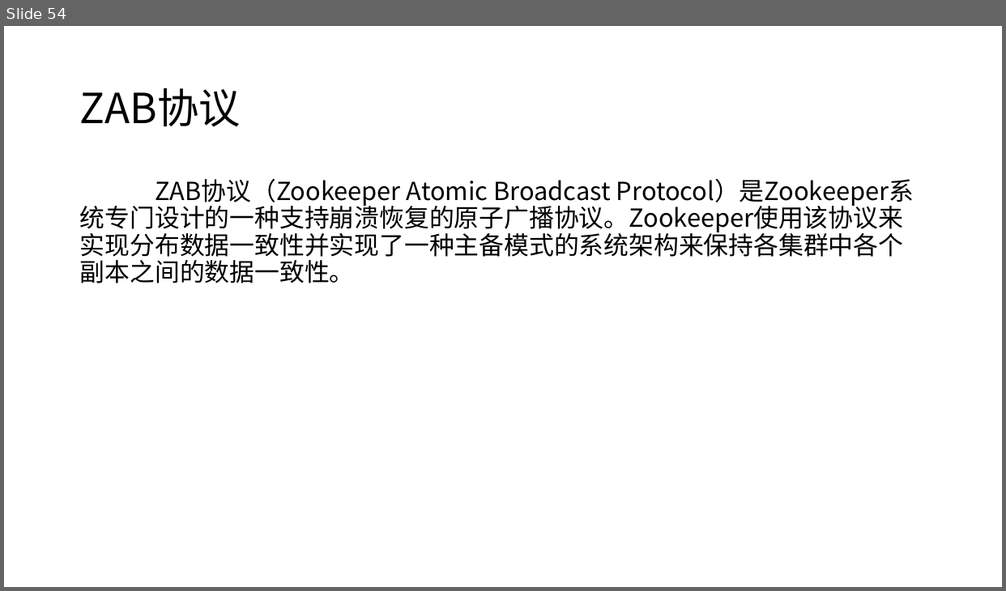
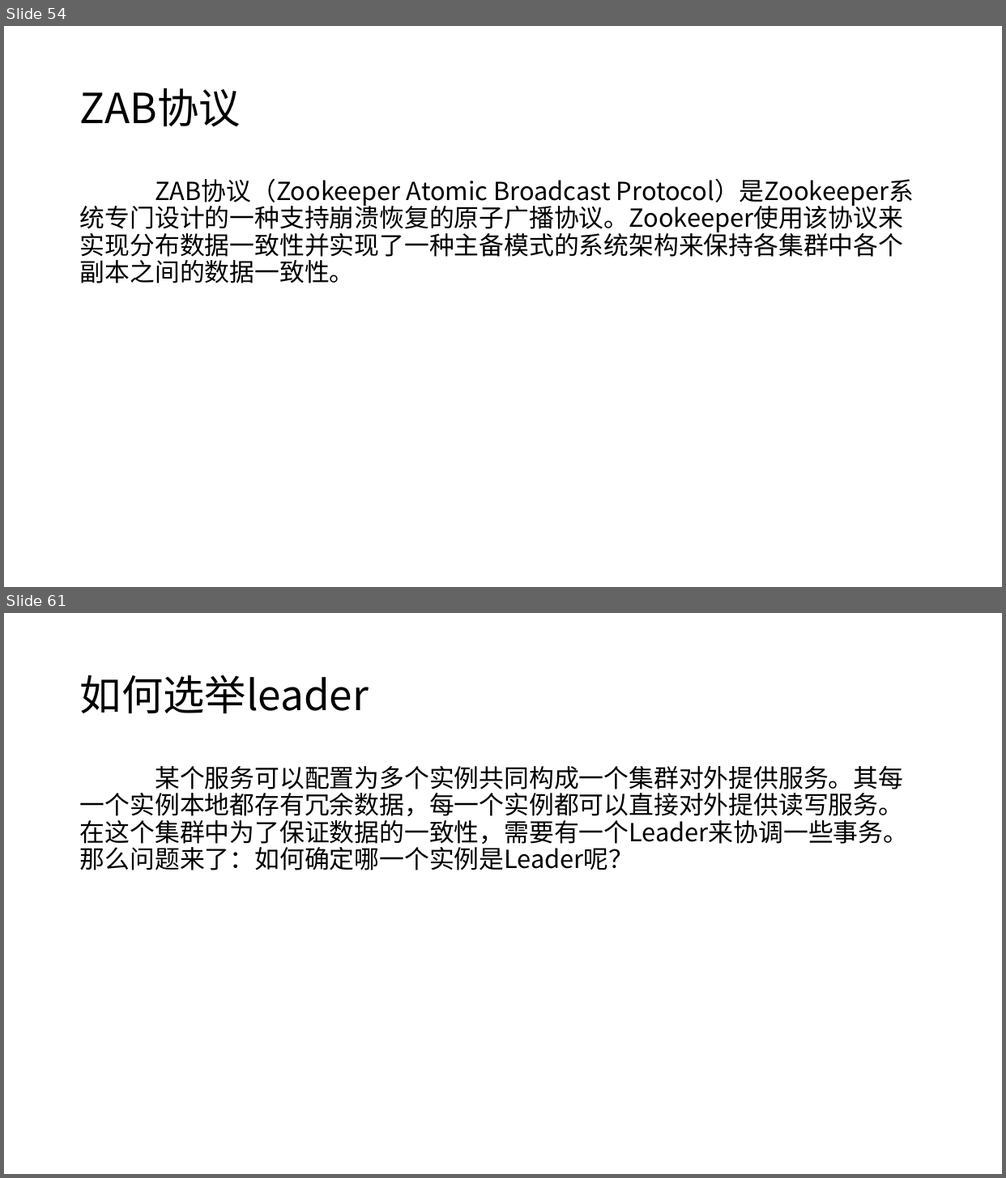
Before and after one commit to moxingwang/zookeeper, a slide deck: zookeeper.pptx. Shown one above the other, each under a label of ours: slide 54 before the commit, slides 54 and 61 after it; the slides between them are not shown. The pictures are 1006x591 and 1006x1178 pixels, drawn with LibreOffice and Linux fonts; fonts in the diff are those of the drawing. Boxes give left, top, right and bottom in pixels: in the first picture for what was removed or moved away, otherwise in the second. Text is boxed around its words. In the diff, an @@ line names an element or a change of style, - is before the commit and + after.

```diff
--- a/zookeeper.pptx
+++ b/zookeeper.pptx
@@ slide 61 added at (4, 613, 1002, 1174), background #FFFFFF @@
@@ title added at (80, 675, 368, 713), 40 pt, text #000000 @@
+如何选举leader
@@ text added at (80, 766, 908, 871), 24 pt, text #000000 @@
+某个服务可以配置为多个实例共同构成一个集群对外提供服务。其每一个实例本地都存有冗余数据，每一个实例都可以直接对外提供读写服务。在这个集群中为了保证数据的一致性，需要有一个Leader来协调一些事务。那么问题来了：如何确定哪一个实例是Leader呢？
```
Also in this commit, not shown: 52 other slides added, 5 slides removed.
